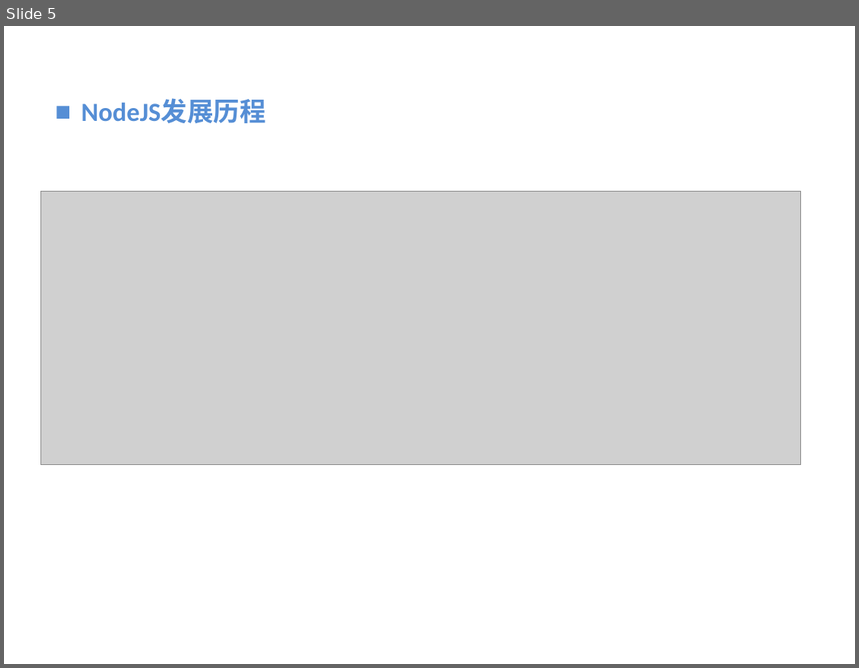
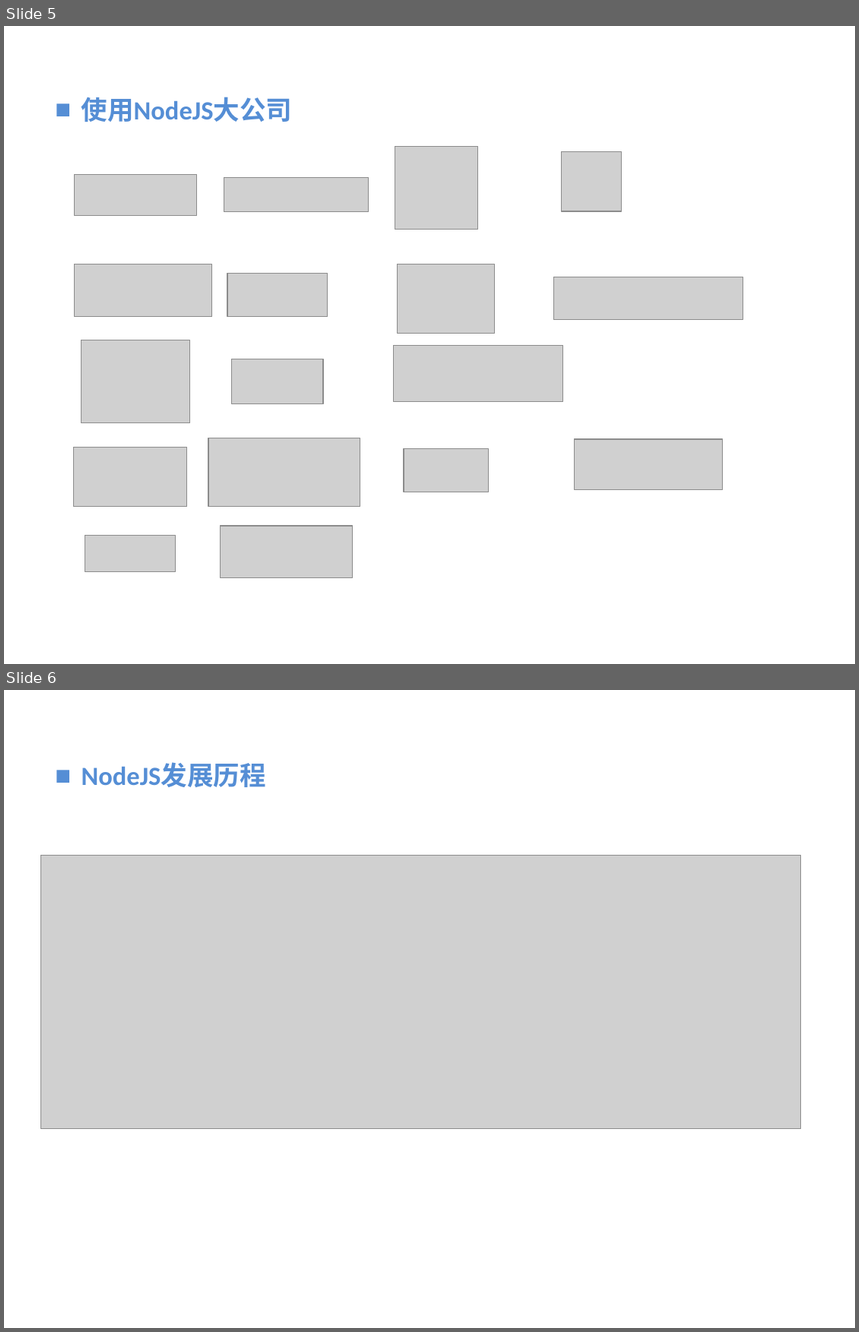
Before and after one commit to vaik/Documents, a slide deck: 我的分享/NodeJS基础概念理解.ppt. Shown one above the other, each under a label of ours: slide 5 before the commit, slides 5 and 6 after it. The pictures are 859x668 and 859x1332 pixels, drawn with LibreOffice and Linux fonts; fonts in the diff are those of the drawing; grey boxes stand for pictures; background and template pictures are left out. Boxes give left, top, right and bottom in pixels: in the first picture for what was removed or moved away, otherwise in the second. Text is boxed around its words. In the diff, an @@ line names an element or a change of style, - is before the commit and + after.

```diff
--- a/我的分享/NodeJS基础概念理解.ppt
+++ b/我的分享/NodeJS基础概念理解.ppt
@@ slide 5 added at (4,26,855,664), background picture (left out) @@
@@ text added at (82,97,293,122), 22.2 pt, text #558ED5, bold @@
+■ 使用NodeJS大公司
@@ picture added at (395,146,479,230) @@
@@ picture added at (562,152,622,211) @@
@@ picture added at (75,174,197,215) @@
@@ picture added at (224,177,368,212) @@
@@ picture added at (75,265,212,316) @@
@@ picture added at (228,273,329,316) @@
@@ picture added at (397,265,494,333) @@
@@ picture added at (554,277,743,319) @@
@@ picture added at (82,340,190,423) @@
@@ picture added at (232,360,323,404) @@
@@ picture added at (394,345,563,402) @@
@@ picture added at (74,447,188,507) @@
@@ picture added at (208,438,360,507) @@
@@ picture added at (404,449,488,493) @@
@@ picture added at (574,439,722,491) @@
@@ picture added at (220,527,352,579) @@
@@ picture added at (85,536,175,572) @@
@@ what was slide 5 is now slide 6 @@
```
Also in this commit, not shown: 3 slides changed, 2 other slides added, 2 slides removed.
